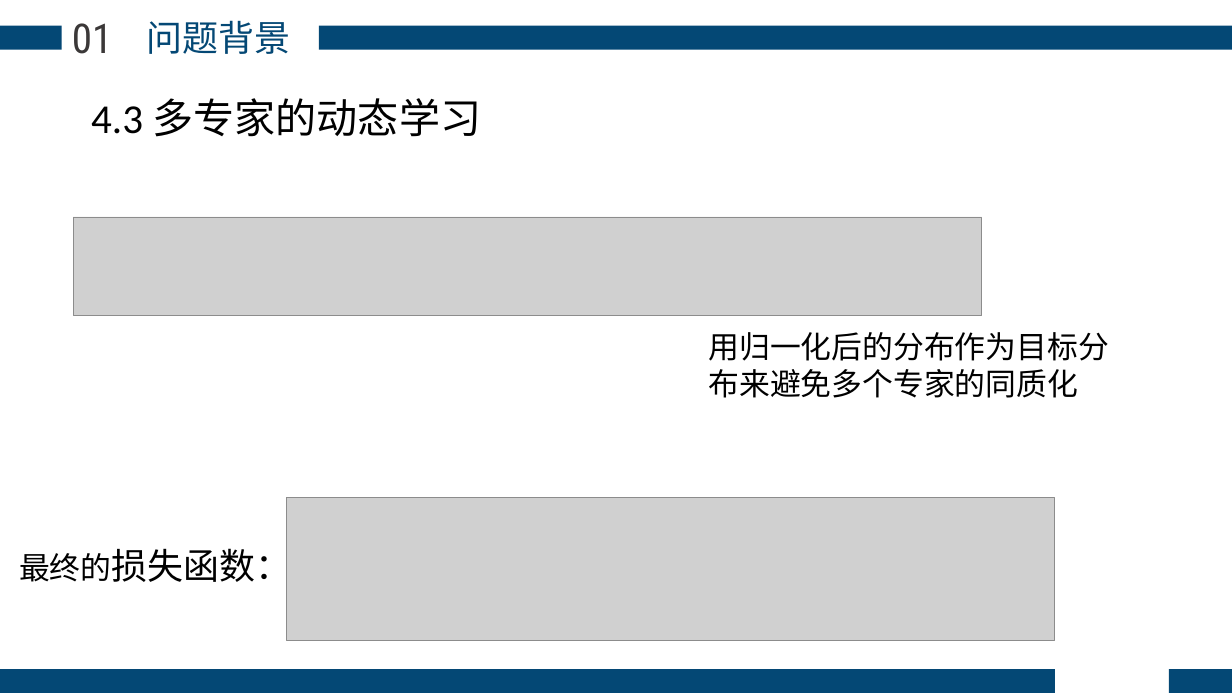
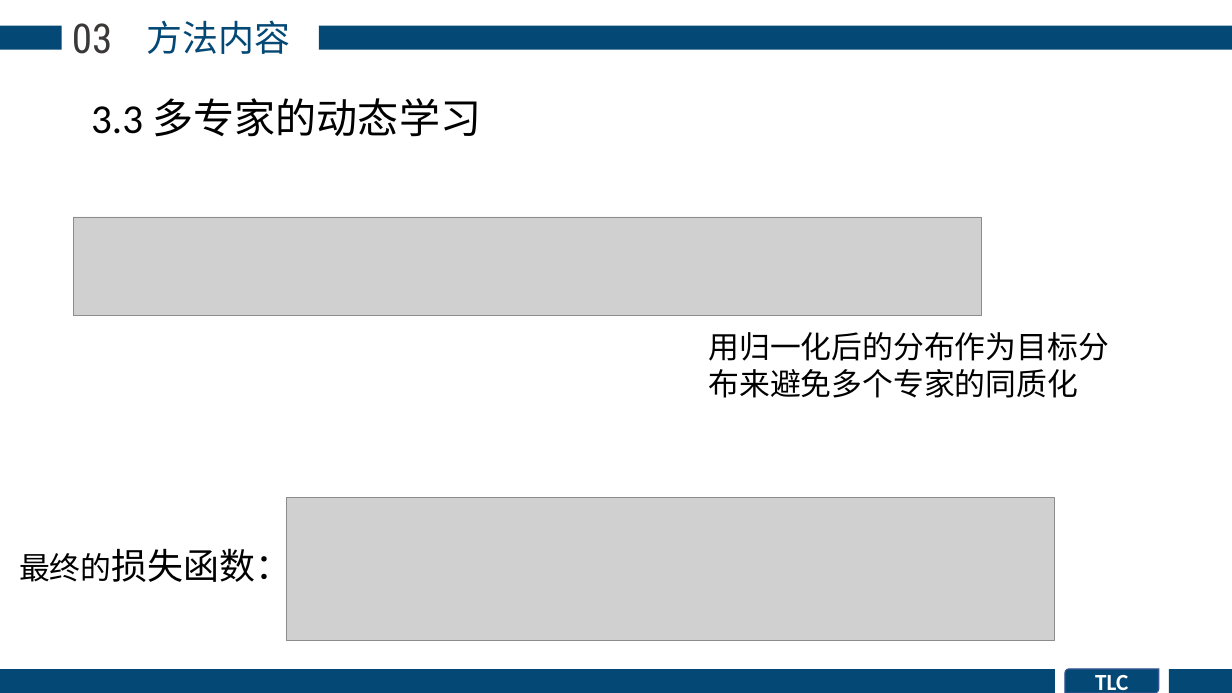
Before and after one commit to phuan-s/remote-repo, a slide deck: slide 14 of 研一上论文分享.pptx (slide 15 before the commit). Drawn at 1232x693 pixels with LibreOffice and Linux fonts; fonts in the diff are those of the drawing; grey boxes stand for pictures. Boxes give left, top, right and bottom in pixels: in the first picture for what was removed or moved away, otherwise in the second. Text is boxed around its words. In the diff, an @@ line names an element or a change of style, - is before the commit and + after.

```diff
--- a/研一上论文分享.pptx
+++ b/研一上论文分享.pptx
@@ text at <box>72,23,112,54</box>: text changed @@
-01
+03
@@ text at <box>147,20,291,54</box>: text changed @@
-问题背景
+方法内容
@@ text at <box>91,98,482,137</box>: text changed @@
-4.3 多专家的动态学习
+3.3 多专家的动态学习
@@ round diag rect added at <box>1066,669,1159,693</box>, fill #044875, outline #325491 1 pt, 18 pt, text #FFFFFF, bold @@
+TLC
```
Also in this commit, not shown: 12 other slides changed, 2 slides added, 4 slides removed, 1 other file.
